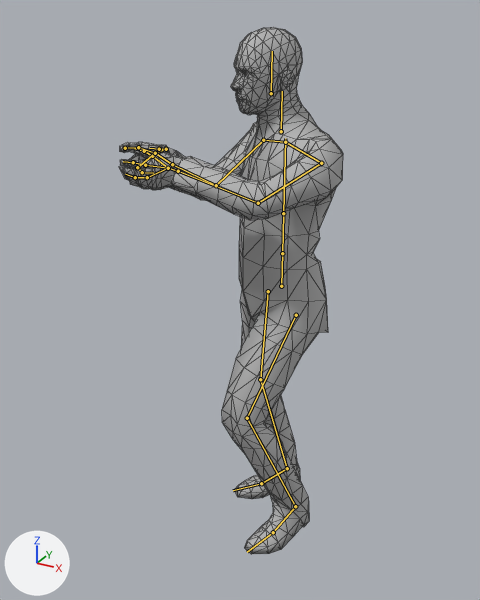
What one commit did to the FBX model Assets/Animations/Pistol/ThirdPerson/TurnRight.fbx.
One viewpoint serves both versions: a camera (50 mm lens) standing at (0.963, -2.072, 2.011) and looking at (-0.106, -0.127, 1.039). Every picture has the same lights, and +X, +Y and +Z are marked at lower left. Both versions are drawn at frame 4 of the action 'Reference|TurnRight'; the numbers are the values there. The bones that bend it are drawn over the model as lines. Mesh edges are drawn as thin lines.

The first picture shows 'LOD0'.
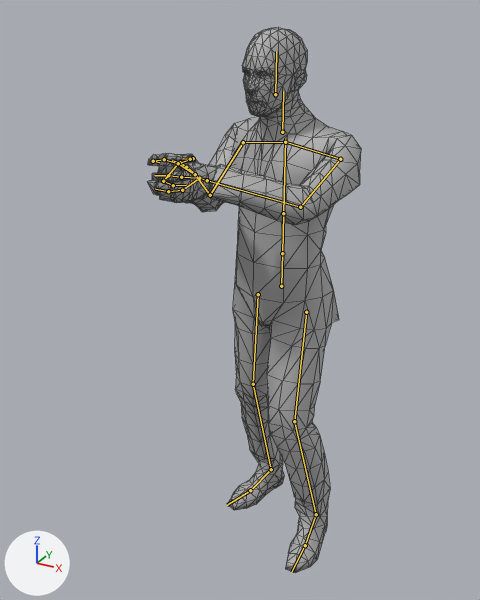
Pixel boxes (x1, y1, x2, y2) of what changed, in the pictures (480 x 600 px):
```json
{"object": "LOD0", "change": "posed", "before": [119, 27, 343, 554], "after": [148, 28, 361, 573]}
{"bone": "LeftUpLeg", "before": "(296, 315) to (247, 418)", "after": "(306, 312) to (294, 421)"}
{"bone": "LeftLeg", "before": "(247, 418) to (295, 506)", "after": "(294, 421) to (316, 514)"}
{"bone": "LeftFoot", "before": "(295, 506) to (273, 532)", "after": "(316, 514) to (305, 545)"}
{"bone": "LeftArm", "before": "(321, 163) to (258, 203)", "after": "(340, 159) to (300, 207)"}
{"bone": "LeftForeArm", "before": "(258, 203) to (178, 171)", "after": "(300, 207) to (207, 180)"}
{"bone": "RightArm", "before": "(263, 140) to (216, 185)", "after": "(243, 142) to (210, 195)"}
{"bone": "RightForeArm", "before": "(216, 185) to (172, 164)", "after": "(210, 195) to (195, 174)"}
{"bone": "RightUpLeg", "before": "(268, 291) to (260, 379)", "after": "(258, 294) to (253, 384)"}
{"bone": "RightLeg", "before": "(260, 379) to (287, 468)", "after": "(253, 384) to (271, 469)"}
{"bone": "RightFoot", "before": "(287, 468) to (261, 483)", "after": "(271, 469) to (250, 490)"}
```

The change, as JSON lines over the scene's bpy script:
```json
{"block": "bone_hips", "where": "bone_hips = bpy.data.objects['Reference'].pose.bones['Hips']"}
{"op": "set", "path": "bone_hips.rotation_quaternion", "old": "(0.945, 0.0, -0.326, 0.0)", "new": "(0.992, 0.0, -0.123, 0.0)", "note": "degrees (0, -38, 0) -> degrees (0, -14, 0)"}
{"block": "bone_leftupleg", "where": "bone_leftupleg = bpy.data.objects['Reference'].pose.bones['LeftUpLeg']  # child of 'Hips'"}
{"op": "set", "path": "bone_leftupleg.rotation_quaternion", "old": "(0.898, -0.292, 0.311, -0.104)", "new": "(0.926, -0.168, 0.334, -0.053)", "note": "degrees (-43, 30, -25) -> degrees (-26, 37, -15)"}
{"block": "bone_leftleg", "where": "bone_leftleg = bpy.data.objects['Reference'].pose.bones['LeftLeg']  # child of 'LeftUpLeg'"}
{"op": "set", "path": "bone_leftleg.rotation_quaternion", "old": "(0.891, -0.065, 0.0, -0.449)", "new": "(0.971, -0.035, 0.0, -0.237)", "note": "degrees (-7, -3, -53) -> degrees (-4, -1, -27)"}
{"block": "bone_leftfoot", "where": "bone_leftfoot = bpy.data.objects['Reference'].pose.bones['LeftFoot']  # child of 'LeftLeg'"}
{"op": "set", "path": "bone_leftfoot.rotation_quaternion", "old": "(0.908, 0.12, -0.048, -0.399)", "new": "(0.913, 0.19, -0.084, -0.351)", "note": "degrees (15, 0, -47) -> degrees (24, -1, -42)"}
{"block": "bone_leftarm", "where": "bone_leftarm = bpy.data.objects['Reference'].pose.bones['LeftArm']  # child of 'LeftShoulder'"}
{"op": "set", "path": "bone_leftarm.rotation_quaternion", "old": "(0.75, 0.585, 0.232, -0.204)", "new": "(0.762, 0.565, 0.235, -0.212)", "note": "degrees (75, 36, -2) -> degrees (72, 37, -4)"}
{"block": "bone_leftforearm", "where": "bone_leftforearm = bpy.data.objects['Reference'].pose.bones['LeftForeArm']  # child of 'LeftArm'"}
{"op": "set", "path": "bone_leftforearm.rotation_quaternion", "old": "(0.909, 0.361, 0.131, 0.164)", "new": "(0.893, 0.392, 0.128, 0.178)", "note": "degrees (45, 7, 23) -> degrees (49, 5, 25)"}
{"block": "bone_rightarm", "where": "bone_rightarm = bpy.data.objects['Reference'].pose.bones['RightArm']  # child of 'RightShoulder'"}
{"op": "set", "path": "bone_rightarm.rotation_quaternion", "old": "(0.777, -0.521, -0.023, -0.352)", "new": "(0.773, -0.507, -0.027, -0.38)", "note": "degrees (-60, -24, -35) -> degrees (-58, -25, -38)"}
{"block": "bone_rightforearm", "where": "bone_rightforearm = bpy.data.objects['Reference'].pose.bones['RightForeArm']  # child of 'RightArm'"}
{"op": "set", "path": "bone_rightforearm.rotation_quaternion", "old": "(0.884, -0.448, 0.127, 0.051)", "new": "(0.873, -0.468, 0.125, 0.054)", "note": "degrees (-54, 16, -1) -> degrees (-57, 16, -1)"}
{"block": "bone_rightupleg", "where": "bone_rightupleg = bpy.data.objects['Reference'].pose.bones['RightUpLeg']  # child of 'Hips'"}
{"op": "set", "path": "bone_rightupleg.rotation_quaternion", "old": "(0.915, -0.061, -0.398, -0.003)", "new": "(0.914, -0.051, -0.401, -0.023)", "note": "degrees (-9, -47, 4) -> degrees (-6, -47, 0)"}
{"block": "bone_rightleg", "where": "bone_rightleg = bpy.data.objects['Reference'].pose.bones['RightLeg']  # child of 'RightUpLeg'"}
{"op": "set", "path": "bone_rightleg.rotation_quaternion", "old": "(0.991, 0.124, 0.0, -0.056)", "new": "(0.995, 0.093, 0.0, -0.042)", "note": "degrees (14, 1, -6) -> degrees (11, 0, -5)"}
{"block": "bone_rightfoot", "where": "bone_rightfoot = bpy.data.objects['Reference'].pose.bones['RightFoot']  # child of 'RightLeg'"}
{"op": "set", "path": "bone_rightfoot.rotation_quaternion", "old": "(0.917, -0.219, -0.041, 0.33)", "new": "(0.912, -0.213, -0.025, 0.349)", "note": "degrees (-25, 4, 39) -> degrees (-24, 6, 41)"}
```
